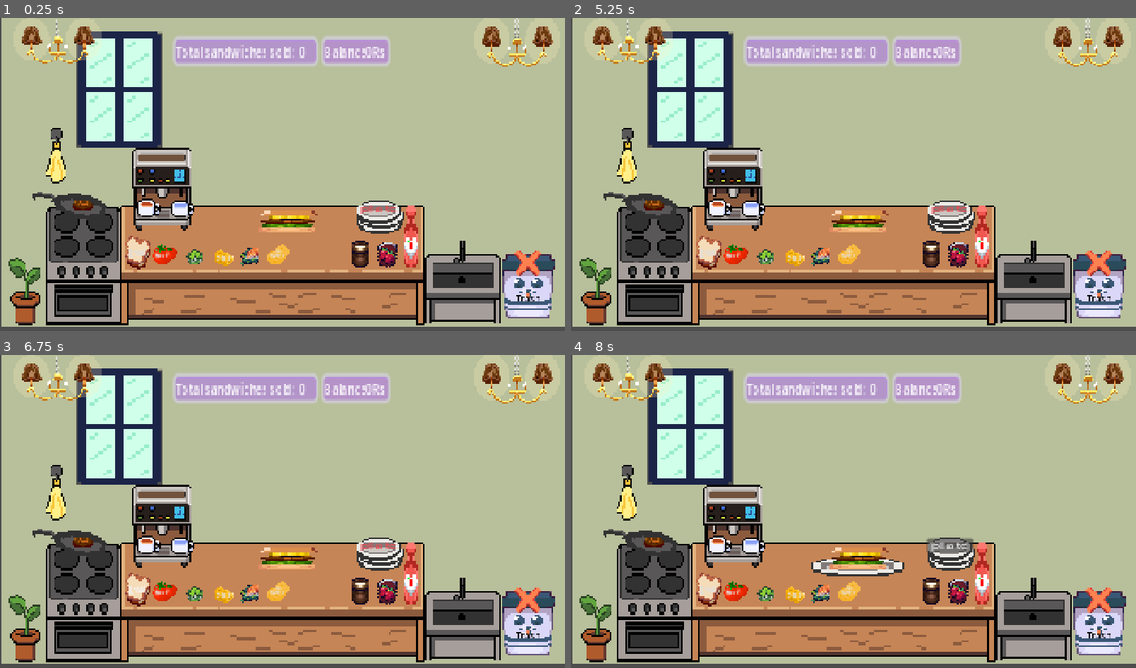
Above: before the commit, frames 1-4 (two rows, left to right).
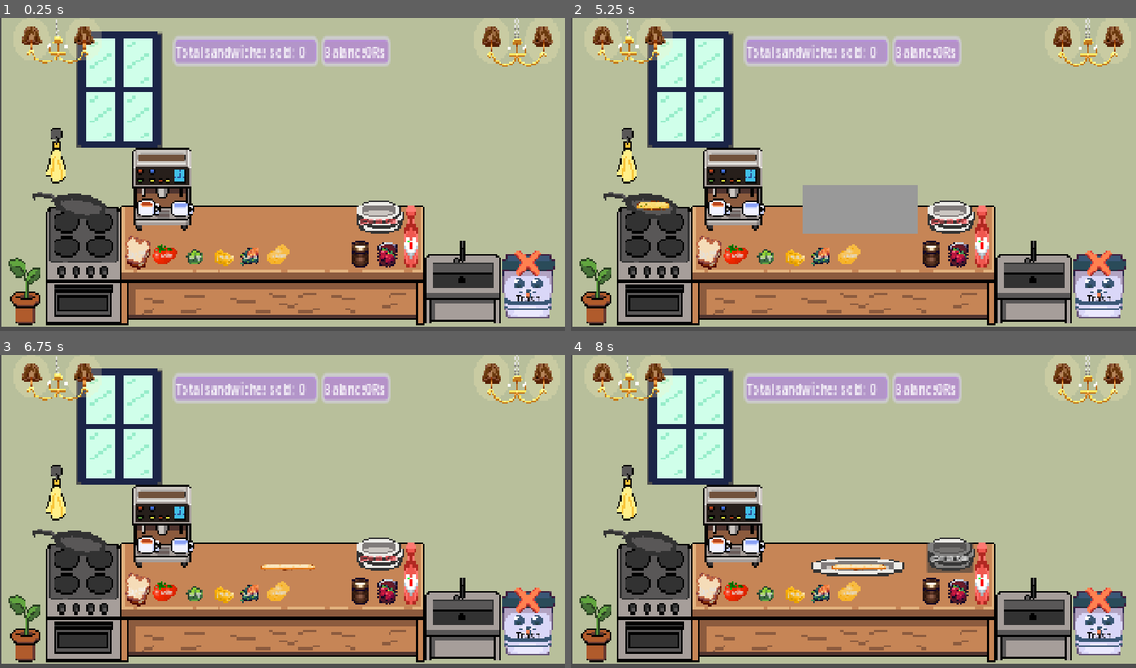
Above: after the commit, the same moments.

Repository: dushyantyadav0303/master-chefs
Game: Godot game, scene res://game.tscn
Same seed, same stepped clock (60 frames per second), same inputs: the game is played once before the commit and once after it. Sound files missing from this copy of the repository are replaced by a short silence.
Inputs (mouse positions are in pixels of both pictures, inside the frame that each line leads up to):
- Up to frame 1 (0.25 s): no input
- Up to frame 2 (5.25 s): click "Trash" at 0.5 s; click "Cabbage" at 1.25 s; click "tomato" at 2 s; click "potato" at 2.75 s; click "corn" at 3.5 s; click "cheese" at 4.25 s; click (859, 208) at 5.02 s
- Up to frame 3 (6.75 s): click (84, 561) at 5.75 s; click "Bread" at 6.5 s
- Up to frame 4 (8 s): click "plate" at 7.25 s

The runs differ from the first frame. In frame 1, 0.9% of the frame differs, in the area x 12-71%, y 58-79%; in frame 2, 3.7%, in the area x 11-71%, y 53-79%; in frame 3, 1.0%; in frame 4, 1.3%.
Error before the commit: Cannot call method 'add_child' on a null value. (res://script/plate.gd:35)

Commit message:
everything is working now , minor changes left
griller is working and the star of this game our sandwich is readyyy
final touches left

Diff:
--- a/game.tscn
+++ b/game.tscn
@@ -28,7 +28,6 @@
 [ext_resource type="Texture2D" uid="uid://bc71qu7afka4b" path="res://assest/sprites/pan.png" id="25_bnpwn"]
 [ext_resource type="Texture2D" uid="uid://cxfpo0b1i133a" path="res://assest/sprites/window.png" id="25_vaj68"]
 [ext_resource type="Texture2D" uid="uid://bro7v6o4cwyw8" path="res://assest/Ingredient/food/019_bergamot.png" id="25_xfvwf"]
-[ext_resource type="Texture2D" uid="uid://ckpx75dutbpkj" path="res://assest/Ingredient/food/12curry.png" id="26_36jdj"]
 [ext_resource type="Texture2D" uid="uid://ced3duo54oaig" path="res://Dish/Boiled_Egg.png" id="26_dhpj7"]
 [ext_resource type="Texture2D" uid="uid://cpneoc1jqkljq" path="res://assest/Furniter/5lamp.png" id="27_xa8c5"]
 [ext_resource type="Texture2D" uid="uid://dpjxif6e51d61" path="res://assest/Ingredient/food/I_cheese.png" id="28_7knny"]
@@ -37,6 +36,8 @@
 [ext_resource type="Texture2D" uid="uid://5udashrkrbfl" path="res://assest/sprites/white-mug1.png" id="34_aa0lp"]
 [ext_resource type="AudioStream" uid="uid://cx2terefsdili" path="res://sound/coffee-sound.mp3" id="35_aa0lp"]
 [ext_resource type="Script" uid="uid://422kmm8vje13" path="res://script/client_spawner.gd" id="35_xex6t"]
+[ext_resource type="AudioStream" uid="uid://mo0cbkr1yx78" path="res://sound/cooking.mp3" id="38_4v2jo"]
+[ext_resource type="AudioStream" uid="uid://bp42h0rnyutyi" path="res://sound/burning.mp3" id="39_l1i01"]
 
 [sub_resource type="StyleBoxFlat" id="StyleBoxFlat_eow3j"]
 bg_color = Color(0.6901961, 0.49411765, 0.8862745, 0.64705884)
@@ -215,6 +216,28 @@
 [sub_resource type="StyleBoxEmpty" id="StyleBoxEmpty_l1i01"]
 
 [sub_resource type="StyleBoxEmpty" id="StyleBoxEmpty_r62pu"]
+
+[sub_resource type="StyleBoxEmpty" id="StyleBoxEmpty_gh0px"]
+
+[sub_resource type="StyleBoxEmpty" id="StyleBoxEmpty_mc3al"]
+
+[sub_resource type="StyleBoxEmpty" id="StyleBoxEmpty_2tki7"]
+
+[sub_resource type="StyleBoxEmpty" id="StyleBoxEmpty_bqa6y"]
+
+[sub_resource type="StyleBoxFlat" id="StyleBoxFlat_4v2jo"]
+
+[sub_resource type="StyleBoxFlat" id="StyleBoxFlat_l1i01"]
+
+[sub_resource type="StyleBoxFlat" id="StyleBoxFlat_klri6"]
+
+[sub_resource type="StyleBoxFlat" id="StyleBoxFlat_eu6ph"]
+
+[sub_resource type="StyleBoxEmpty" id="StyleBoxEmpty_ple6s"]
+
+[sub_resource type="StyleBoxEmpty" id="StyleBoxEmpty_jo4nb"]
+
+[sub_resource type="StyleBoxEmpty" id="StyleBoxEmpty_56gn1"]
 
 [sub_resource type="StyleBoxEmpty" id="StyleBoxEmpty_5fw58"]
 
@@ -450,10 +473,10 @@
 
 [node name="bread Button" type="Button" parent="ingredients layer/bread" unique_id=940909559]
 layout_mode = 0
-offset_left = 9.262184
-offset_top = 12.62482
-offset_right = 55.262184
-offset_bottom = 35.62482
+offset_left = 4.8466196
+offset_top = 9.194502
+offset_right = 56.55075
+offset_bottom = 48.020798
 rotation = -0.25333259
 scale = Vector2(0.7075495, 0.83421415)
 theme_override_styles/normal = SubResource("StyleBoxEmpty_xa8c5")
@@ -480,10 +503,10 @@
 
 [node name="cabbage Button" type="Button" parent="ingredients layer/cabbage" unique_id=528471570]
 layout_mode = 0
-offset_left = 14.330199
-offset_top = 25.350723
-offset_right = 89.3302
-offset_bottom = 56.35073
+offset_left = 12.949649
+offset_top = 20.233917
+offset_right = 93.02069
+offset_bottom = 69.8342
 rotation = -0.011675544
 scale = Vector2(0.26044253, 0.31211936)
 theme_override_styles/normal = SubResource("StyleBoxEmpty_g13lv")
@@ -519,10 +542,10 @@
 
 [node name="tomto Button" type="Button" parent="ingredients layer/Tomato" unique_id=1225924816]
 layout_mode = 0
-offset_left = -24.313416
-offset_top = -6.4278564
-offset_right = 132.9942
-offset_bottom = 78.57263
+offset_left = 8.802073
+offset_top = 5.901632
+offset_right = 143.37129
+offset_bottom = 83.04842
 rotation = 0.15908381
 scale = Vector2(1.0660111, 1.2602876)
 theme_override_styles/normal = SubResource("StyleBoxEmpty_eow3j")
@@ -548,10 +571,10 @@
 
 [node name="potato Button" type="Button" parent="ingredients layer/potato" unique_id=54497605]
 layout_mode = 0
-offset_left = 22.0
-offset_top = 34.0
-offset_right = 74.0
-offset_bottom = 57.0
+offset_left = 6.5187426
+offset_top = 6.0
+offset_right = 100.11317
+offset_bottom = 80.0
 theme_override_styles/normal = SubResource("StyleBoxEmpty_tci7d")
 theme_override_styles/normal_mirrored = SubResource("StyleBoxEmpty_4j2f1")
 theme_override_styles/pressed = SubResource("StyleBoxEmpty_dkuuj")
@@ -575,10 +598,10 @@
 
 [node name="corn Button" type="Button" parent="ingredients layer/corn" unique_id=575179152]
 layout_mode = 0
-offset_left = 6.9260707
-offset_top = 3.2101288
-offset_right = 53.989456
-offset_bottom = 59.019882
+offset_left = 1.7647104
+offset_top = 3.027916e-05
+offset_right = 54.957184
+offset_bottom = 60.771698
 scale = Vector2(0.84210885, 0.6469476)
 theme_override_styles/normal = SubResource("StyleBoxEmpty_klri6")
 theme_override_styles/normal_mirrored = SubResource("StyleBoxEmpty_eu6ph")
@@ -603,10 +626,10 @@
 
 [node name="chesse button" type="Button" parent="ingredients layer/chesse" unique_id=1763868774]
 layout_mode = 0
-offset_left = 6.4057255
-offset_top = 9.426832
-offset_right = 60.405724
-offset_bottom = 32.426834
+offset_left = 3.6006112
+offset_top = 7.2514057
+offset_right = 78.5964
+offset_bottom = 38.313877
 scale = Vector2(0.3517907, 0.63030535)
 theme_override_styles/normal = SubResource("StyleBoxEmpty_4v2jo")
 theme_override_styles/normal_mirrored = SubResource("StyleBoxEmpty_25iqp")
@@ -642,6 +665,25 @@
 scale = Vector2(1.9752083, 1.1718256)
 script = ExtResource("23_qhcbd")
 
+[node name="Button" type="Button" parent="ingredients layer/plate" unique_id=34641206]
+z_index = 8
+offset_left = -99.97307
+offset_top = -129.71219
+offset_right = -27.168427
+offset_bottom = -90.03883
+scale = Vector2(2.7819111, 3.613661)
+theme_override_styles/normal = SubResource("StyleBoxEmpty_gh0px")
+theme_override_styles/normal_mirrored = SubResource("StyleBoxEmpty_mc3al")
+theme_override_styles/pressed = SubResource("StyleBoxEmpty_2tki7")
+theme_override_styles/pressed_mirrored = SubResource("StyleBoxEmpty_bqa6y")
+theme_override_styles/hover = SubResource("StyleBoxFlat_4v2jo")
+theme_override_styles/hover_mirrored = SubResource("StyleBoxFlat_l1i01")
+theme_override_styles/hover_pressed = SubResource("StyleBoxFlat_klri6")
+theme_override_styles/hover_pressed_mirrored = SubResource("StyleBoxFlat_eu6ph")
+theme_override_styles/disabled = SubResource("StyleBoxEmpty_ple6s")
+theme_override_styles/disabled_mirrored = SubResource("StyleBoxEmpty_jo4nb")
+theme_override_styles/focus = SubResource("StyleBoxEmpty_56gn1")
+
 [node name="plate-stack" type="TextureRect" parent="ingredients layer/plate" unique_id=397475288]
 offset_left = 107.22491
 offset_top = -119.47175
@@ -660,9 +702,9 @@
 
 [node name="plate Button" type="Button" parent="ingredients layer/plate" unique_id=241025622]
 offset_left = 119.656784
-offset_top = -81.92351
+offset_top = -69.97634
 offset_right = 167.65677
-offset_bottom = -50.923508
+offset_bottom = -4.161949
 scale = Vector2(1.7026327, 1.3355286)
 theme_override_colors/font_color = Color(0.9428692, 0.27933386, 0.3056225, 1)
 theme_override_styles/normal = SubResource("StyleBoxEmpty_5fw58")
@@ -680,36 +722,42 @@
 [node name="sandwich" type="Node2D" parent="ingredients layer/plate" unique_id=812525268]
 
 [node name="bottom bread" type="Sprite2D" parent="ingredients layer/plate/sandwich" unique_id=228546204]
+visible = false
 position = Vector2(-1.8703957, -1.0000241)
 scale = Vector2(6.47994, 6.9999933)
 texture = SubResource("AtlasTexture_bnpwn")
 
 [node name="cabbage leaf" type="Sprite2D" parent="ingredients layer/plate/sandwich" unique_id=328428404]
+visible = false
 position = Vector2(0.17580986, -11.5937605)
 scale = Vector2(4.2874823, 6.8125386)
 texture = SubResource("AtlasTexture_xfvwf")
 
 [node name="tomato slice" type="Sprite2D" parent="ingredients layer/plate/sandwich" unique_id=788109561]
+visible = false
 position = Vector2(-0.8473301, -18)
 scale = Vector2(0.2853555, 0.375)
 texture = SubResource("AtlasTexture_7knny")
 
 [node name="potato pattie" type="Sprite2D" parent="ingredients layer/plate/sandwich" unique_id=1446257598]
+visible = false
 position = Vector2(-0.8473567, -27.5)
 scale = Vector2(5.269214, 1.15)
-texture = ExtResource("26_36jdj")
 
 [node name="cheese slice" type="Sprite2D" parent="ingredients layer/plate/sandwich" unique_id=1734312740]
+visible = false
 position = Vector2(-3.9167633, -31.000006)
 scale = Vector2(3.8497503, 0.32812536)
 texture = ExtResource("28_7knny")
 
 [node name="corn" type="Sprite2D" parent="ingredients layer/plate/sandwich" unique_id=645104666]
+visible = false
 position = Vector2(1.1990175, -36.000008)
 scale = Vector2(5.188824, 6.3833513)
 texture = SubResource("AtlasTexture_aa0lp")
 
 [node name="top bread" type="Sprite2D" parent="ingredients layer/plate/sandwich" unique_id=826919435]
+visible = false
 position = Vector2(0.17582846, -46.99999)
 scale = Vector2(6.452824, 7.076564)
 texture = SubResource("AtlasTexture_iu0sx")
@@ -771,12 +819,10 @@
 theme_override_styles/disabled_mirrored = SubResource("StyleBoxEmpty_tb2lt")
 theme_override_styles/focus = SubResource("StyleBoxEmpty_tb2lt")
 
-[node name="Sprite2D" type="Sprite2D" parent="griller/griller button" unique_id=1292561343]
-position = Vector2(83.878235, 14.33931)
-rotation = -3.141514
-scale = Vector2(3.0352156, -2.7965462)
-skew = -0.007399678
-texture = ExtResource("26_36jdj")
+[node name="pattie" type="Sprite2D" parent="griller" unique_id=1160242089]
+unique_name_in_owner = true
+position = Vector2(-1036.4816, -19)
+scale = Vector2(0.0552175, 0.06794583)
 
 [node name="coffee machine" type="Node2D" parent="." unique_id=1666037600]
 position = Vector2(0, -2)
@@ -844,10 +890,16 @@
 
 [node name="TrashSound" type="AudioStreamPlayer" parent="." unique_id=1631461933]
 
-[node name="AudioStreamPlayer" type="AudioStreamPlayer" parent="." unique_id=320062254]
+[node name="cooking" type="AudioStreamPlayer" parent="." unique_id=320062254]
+stream = ExtResource("38_4v2jo")
+
+[node name="burned" type="AudioStreamPlayer" parent="." unique_id=1504002466]
+stream = ExtResource("39_l1i01")
 
 [connection signal="pressed" from="trash Button" to="." method="_on_trash_button_pressed"]
 [connection signal="pressed" from="ingredients layer/cabbage/cabbage Button" to="." method="_on_cabbage_button_pressed"]
+[connection signal="pressed" from="ingredients layer/plate/Button" to="." method="_on_button_pressed"]
 [connection signal="pressed" from="ingredients layer/plate/plate Button" to="." method="_on_plate_button_pressed"]
+[connection signal="pressed" from="griller/griller button" to="griller" method="_on_griller_button_pressed"]
 [connection signal="pressed" from="coffee machine/coffee Button" to="." method="_on_coffee_button_pressed"]
 [connection signal="timeout" from="client-spawner/spawn Timer" to="client-spawner" method="_on_spawn_timer_timeout"]
--- a/script/griller.gd
+++ b/script/griller.gd
@@ -1,9 +1,8 @@
 extends Node2D
 
-var uncooked_texture = preload("res://assest/Ingredient/food/I_cheese.png")
-var cooked_texture =preload("res://assest/Ingredient/food/12curry.png")
-var burned_texture =preload("res://assest/Ingredient/food/I_corn_pot.png")
-
+var uncooked_texture = preload("res://sprites/ingredients/Raw Potato.png")
+var cooked_texture =preload("res://sprites/ingredients/Golden Potato.png")
+var burned_texture =preload("res://sprites/ingredients/burned Potato.png")
 
 
 
@@ -11,31 +10,50 @@
 var cooked := false
 var burned := false
 var cook_time := 6.0
-
+var cooking_session := 0
 signal potato_cooked
 
 func start_cooking():
 	if is_busy:
 		return
-	$"../ingredients layer/potato".texture = uncooked_texture
-	#$cookingsound.play()
+
+	cooking_session += 1
+	var current_session = cooking_session
+	%pattie.texture = uncooked_texture
+	$"../cooking".play()
 	is_busy = true
 	cooked = false
 	burned = false
 	await get_tree().create_timer(cook_time).timeout
+	if current_session != cooking_session:
+		return
 	cooked = true
-	$"../ingredients layer/potato".texture =cooked_texture
+	%pattie.texture =cooked_texture
 	potato_cooked.emit()
 	await get_tree().create_timer(cook_time).timeout
+
+	if current_session != cooking_session:
+		return
+
 	if is_busy == true and cooked == true:
-		#$cookingsound.stop()
-		#$burnedsound.play()
-		$"../ingredients layer/potato".texture = burned_texture
+		$"../cooking".stop()
+		$"../burned".play()
+		%pattie.texture = burned_texture
 		burned = true
 
 func reset():
-	#$cookingsound.stop()
-	$"../ingredients layer/potato".texture = null
+	cooking_session += 1
+	$"../cooking".stop()
+	$"../burned".stop()
+	%pattie.texture = null
 	is_busy = false
 	cooked = false
 	burned = false
+
+
+func _on_griller_button_pressed() -> void:
+	if cooked:
+		reset()
+		$"../ingredients layer/plate".add_ingredient("cooked_potato")
+	else:
+		reset()
--- a/script/main.gd
+++ b/script/main.gd
@@ -8,7 +8,7 @@
 var total_sandwiches_sold = 0
 
 func _ready():
-
+	reset_plate()
 	$"CanvasLayer/HBoxContainer/sandwich sold".text = 'Total sandwiches sold: ' + str(total_sandwiches_sold) + "    "
 	$"CanvasLayer/HBoxContainer/balance".text = 'Balance' + str(balance) + "Rs "
 
@@ -23,7 +23,8 @@
 	$"ingredients layer/plate/Plate pic".hide()
 func on_ingredient_pressed(ingredient_name: String):
 	if ingredient_name == 'potato':
-		print("aluuu")
+		if not griller.is_busy:
+			griller.start_cooking()
 		return
 	#$"ingredients layer/AudioStreamPlayer".play()
 	plate.add_ingredient(ingredient_name)
@@ -56,6 +57,7 @@
 		$"ingredients layer/plate/Plate pic".show()
 		print("plate dedo")
 
+
 func append_balance(type):
 	if type == 'coffee':
 		balance += 70
@@ -87,10 +89,9 @@
 
 
 func _on_trash_button_pressed() -> void:
-	#$trashsound.play()
-	if not item_held == 'coffee' and not item_held =='none':
-		reset_plate()
-	item_held ='none'
+	reset_plate()
+	griller.reset()
+	item_held = 'none'
 
 var _loaded = false
 var _save_path = "user://savegame.dat"
@@ -125,5 +126,7 @@
 	file.close()
 
 
-func _on_cabbage_button_pressed() -> void:
-	pass # Replace with function body.
+
+func _on_button_pressed() -> void:
+	item_held = plate.plate_name
+	print("Picked up: ", item_held)
--- a/script/plate.gd
+++ b/script/plate.gd
@@ -1,6 +1,6 @@
 extends Node2D
 
-@export var spacing: int = -5
+@export var spacing: int = -7
 var stack := []
 var bottom_bread_added := false
 var potato_added := false
@@ -22,17 +22,17 @@
 			type = 'top_bread'
 			top_bread_added = true
 	get_sandwich_name(type)
-	#var path = "res://sprites/ingredients/" + type + ".png"
-	var path = "res://assest/Menu/foods/1pancake.png"
+	var path = "res://sprites/ingredients/" + type + ".png"
+	print(type)
 	var texture = load(path)
 
 
 	var sprite = Sprite2D.new()
 	sprite.name = type + str(stack.size())
 	sprite.texture = texture
-	sprite.scale = Vector2(2.8, 2.8)
+	sprite.scale = Vector2(0.05, 0.05)
 	sprite.position = Vector2(0, spacing * stack.size())
-	$Burger.add_child(sprite)
+	$sandwich.add_child(sprite)
 	stack.append(sprite)
 
 
@@ -42,18 +42,19 @@
 		potato_counter += 1
 	if type == 'cheese':
 		has_cheese = true
-
-	if potato_counter == 0:
-		plate_name = 'invalid_sandwich'
-	elif potato_counter == 1:
+	var recipe = 'invalid_sandwich'
+	if potato_counter == 1:
 		if has_cheese:
-			plate_name = 'cheese_sandwich'
+			recipe = 'cheese_sandwich'
 		else:
-			plate_name = 'sandwich'
+			recipe = 'sandwich'
 	elif potato_counter == 2:
 		if has_cheese:
-			plate_name = 'double_cheese_sandwich'
+			recipe = 'double_cheese_sandwich'
 		else:
-			plate_name = 'double_pattie_sandwich'
-	elif potato_counter > 2:
+			recipe = 'double_pattie_sandwich'
+
+	if top_bread_added:
+		plate_name = recipe
+	else:
 		plate_name = 'invalid_sandwich'
Not shown, added: sound/burning.mp3.import
Not shown, added: sound/cooking.mp3.import
Binary file added: sprites/ingredients/Cabbage.png
Not shown, added: sprites/ingredients/Cabbage.png.import
Binary file added: sprites/ingredients/Cheese.png
Not shown, added: sprites/ingredients/Cheese.png.import
Binary file added: sprites/ingredients/Golden Potato.png
Not shown, added: sprites/ingredients/Golden Potato.png.import
Binary file added: sprites/ingredients/Raw Potato.png
Not shown, added: sprites/ingredients/Raw Potato.png.import
Binary file added: sprites/ingredients/bottom_bread.png
Not shown, added: sprites/ingredients/bottom_bread.png.import
(and 14 more such lines)
